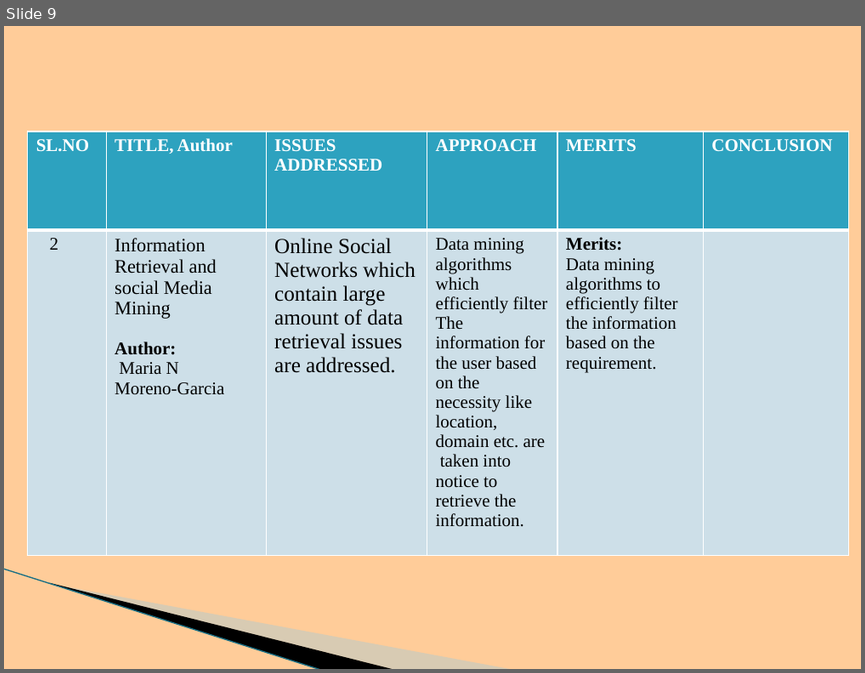
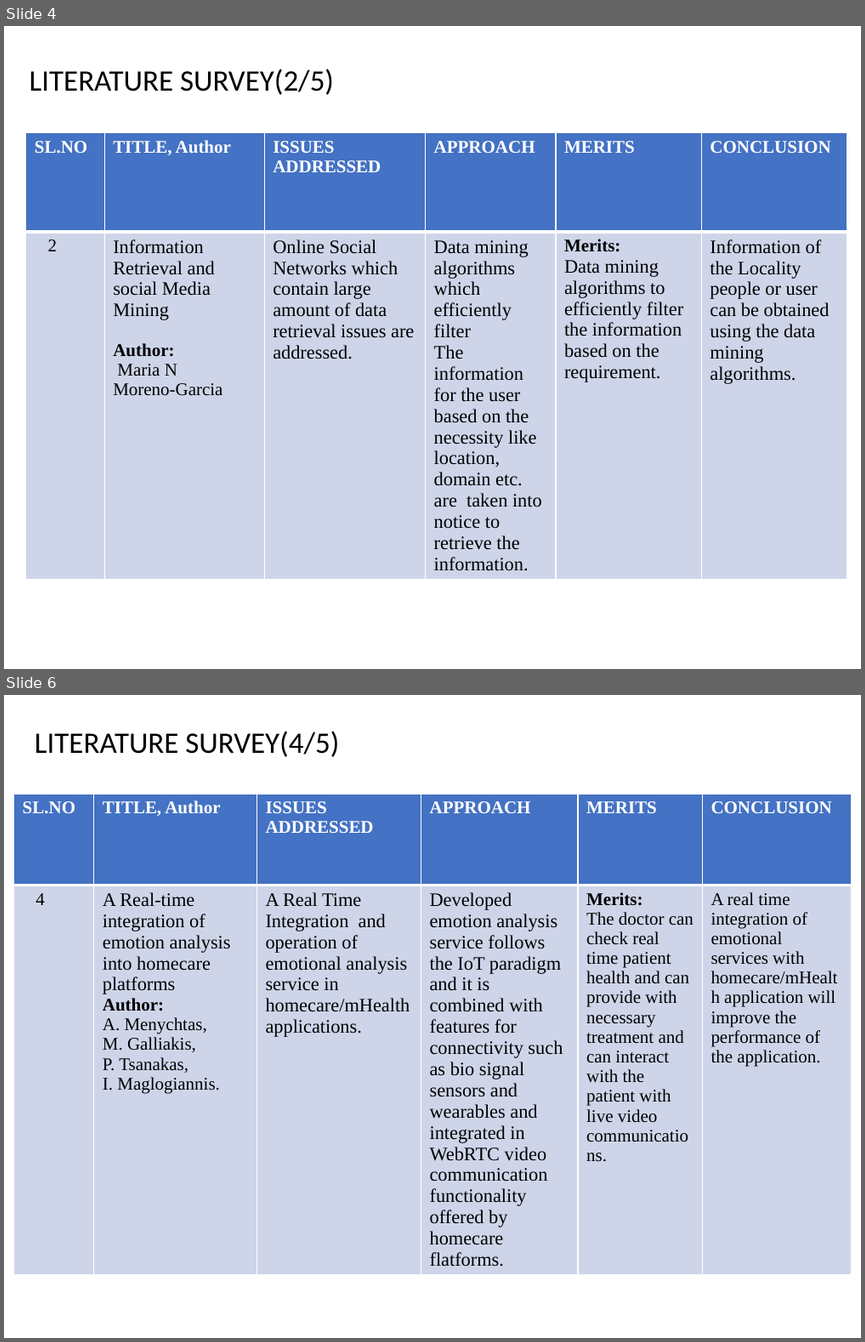
Before and after one commit to BHARGAVKR2000/Event-Detetion-System, a slide deck: project-E10.pptx. Shown one above the other, each under a label of ours: slide 9 before the commit, slides 4 and 6 after it; the slides between them are not shown. The pictures are 865x673 and 865x1342 pixels, drawn with LibreOffice and Linux fonts; fonts in the diff are those of the drawing; background and template pictures are left out. Boxes give left, top, right and bottom in pixels: in the first picture for what was removed or moved away, otherwise in the second. Text is boxed around its words. In the diff, an @@ line names an element or a change of style, - is before the commit and + after.

```diff
--- a/project-E10.pptx
+++ b/project-E10.pptx
@@ slide 6 added at <box>4,695,861,1338</box>, background #FFFFFF @@
@@ text added at <box>35,731,339,757</box>, 25 pt, text #000000 @@
+LITERATURE SURVEY(4/5)
@@ table added at <box>14,794,851,1305</box>, 2 rows, 6 columns @@
+SL.NO | TITLE, Author | ISSUES ADDRESSED | APPROACH | MERITS | CONCLUSION
+4 | A Real-time integration of emotion analysis into homecare platforms / Author: / A. Menychtas, / M. Galliakis, / P. Tsanakas, / I. Maglogiannis. | A Real Time Integration and operation of emotional analysis service in homecare/mHealth applications. | Developed emotion analysis service follows the IoT paradigm and it is combined with features for connectivity such as bio signal sensors and wearables and integrated in WebRTC video communication functionality offered by homecare flatforms. | Merits: / The doctor can check real time patient health and can provide with necessary treatment and can interact with the patient with live video communications. | A real time integration of emotional services with homecare/mHealth application will improve the performance of the application.
@@ what was slide 9 is now slide 4 @@
@@ slide 4 changed as well @@
@@ background #FFCC99 to #FFFFFF @@
@@ text added at <box>30,68,334,95</box>, 25 pt, text #000000 @@
+LITERATURE SURVEY(2/5)
@@ table at <box>26,133,848,606</box> @@
-row 2, column 6: 
+row 2, column 6: Information of the Locality people or user can be obtained using the data mining algorithms.
@@ fill #2DA2BF to #4472C4 in row 1 @@
@@ fill #CDE0E8 to #CFD5EA in row 2 @@
@@ size 18 to 16 pt in "Online Social Networks which contain large amount ..." @@
@@ size 15 to 16 pt in "Data mining algorithms which efficiently filter", "The information for the user based on ...", "Data mining algorithms to efficiently filter the ..." @@
@@ freeform shape removed at <box>71,494,427,630</box> @@
@@ freeform shape removed at <box>4,568,355,647</box> @@
@@ line removed from (4, 568) to (322, 669) @@
```
Also in this commit, not shown: 20 other slides changed, 3 other slides added, 6 slides removed, 1 other file.
